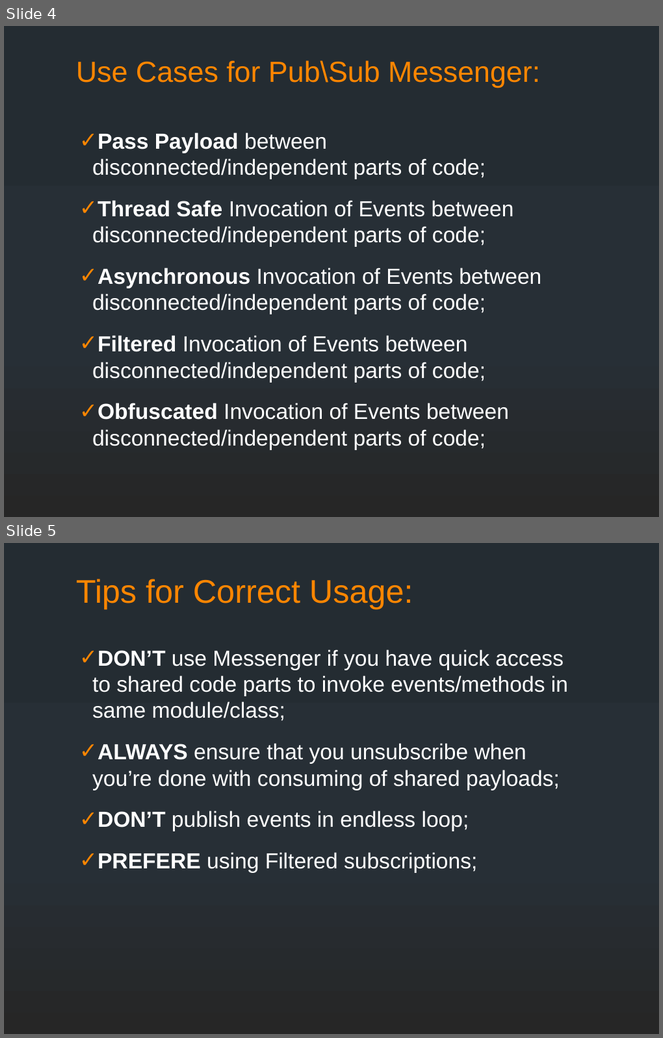
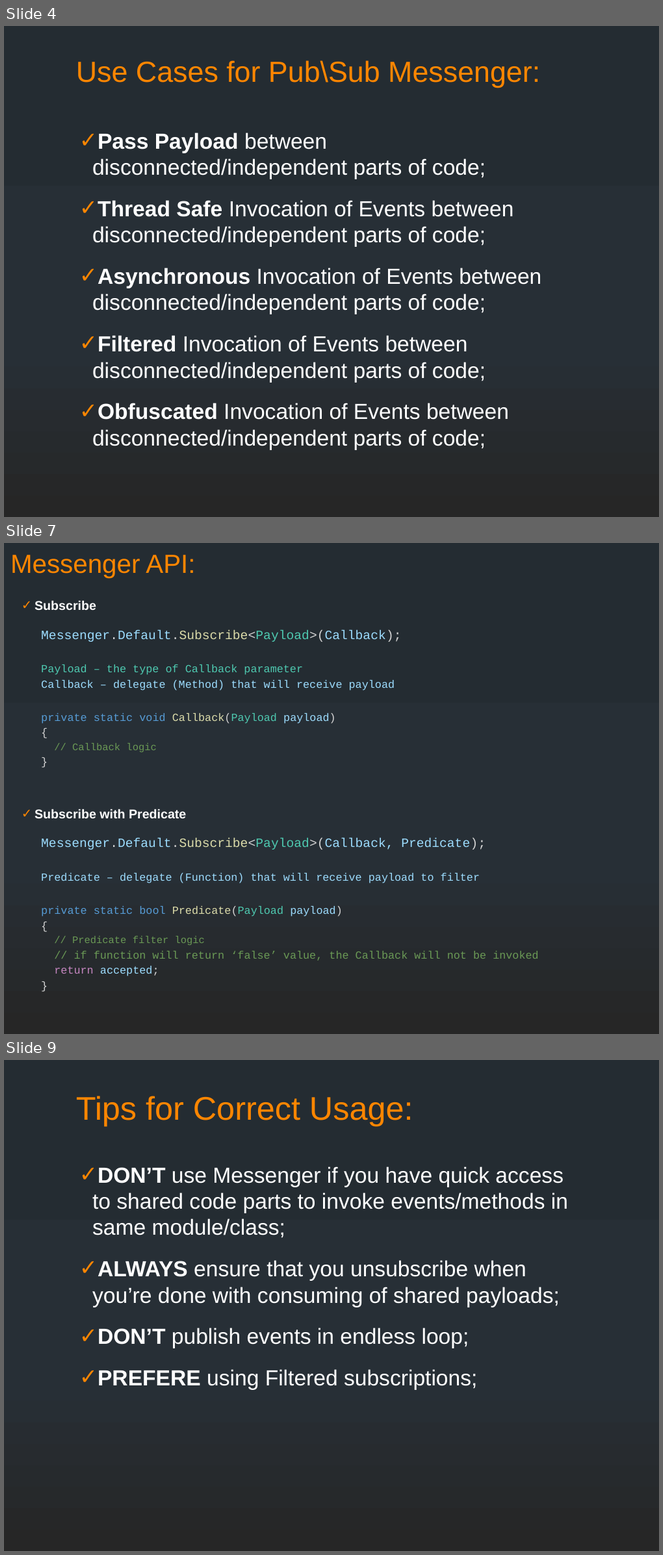
Before and after one commit to supermax/pubsub, a slide deck: docs/PubSub Messenger.pptx. Shown one above the other, each under a label of ours: slides 4 and 5 before the commit, slides 4, 7 and 9 after it; the slides between them are not shown. The pictures are 663x1038 and 663x1555 pixels, drawn with LibreOffice and Linux fonts; fonts in the diff are those of the drawing. Boxes give left, top, right and bottom in pixels: in the first picture for what was removed or moved away, otherwise in the second. Text is boxed around its words. In the diff, an @@ line names an element or a change of style, - is before the commit and + after.

```diff
--- a/docs/PubSub Messenger.pptx
+++ b/docs/PubSub Messenger.pptx
@@ slide 7 added at bbox=[4, 543, 659, 1034], background gradient #242C33 to #273037 to #262626 @@
@@ title added at bbox=[10, 555, 195, 578], 28.8 pt, text #FF8600 @@
+Messenger API:
@@ text added at bbox=[35, 600, 539, 977], 12 pt, text #9CDCFE @@
+✓ Subscribe
+  Messenger.Default.Subscribe<Payload>(Callback);
+  Payload – the type of Callback parameter
+  Callback – delegate (Method) that will receive payload
+  private static void Callback(Payload payload)
+  {
+    // Callback logic
+  }
+✓ Subscribe with Predicate
+  Messenger.Default.Subscribe<Payload>(Callback, Predicate);
+  Predicate – delegate (Function) that will receive payload to filter
+  private static bool Predicate(Payload payload)
+  {
+    // Predicate filter logic
+    // if function will return ‘false’ value, the Callback will not be invoked
+    return accepted;
+  }
@@ what was slide 5 is now slide 9 @@
```
Also in this commit, not shown: 1 slide changed, 3 other slides added, 1 slide removed, 2 other files.
